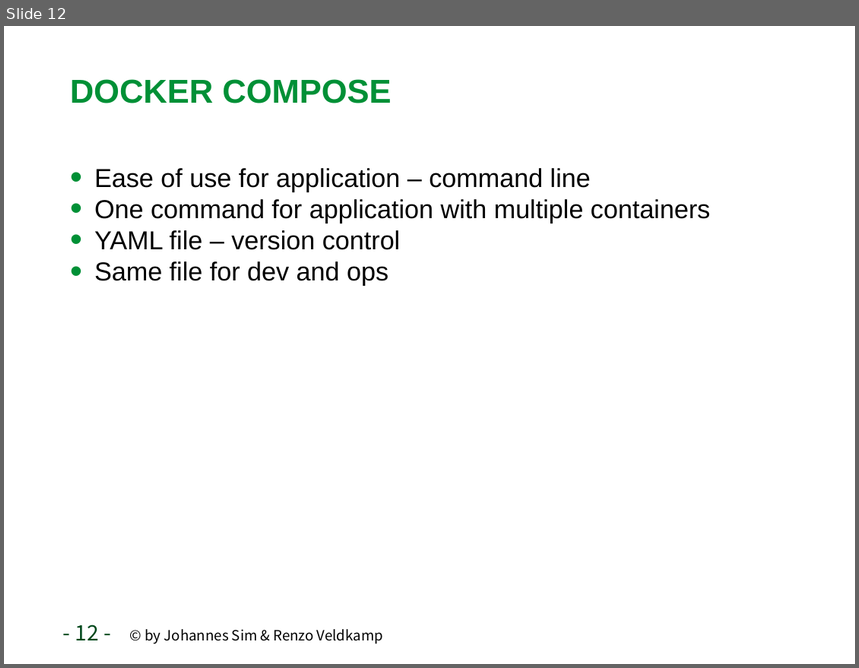
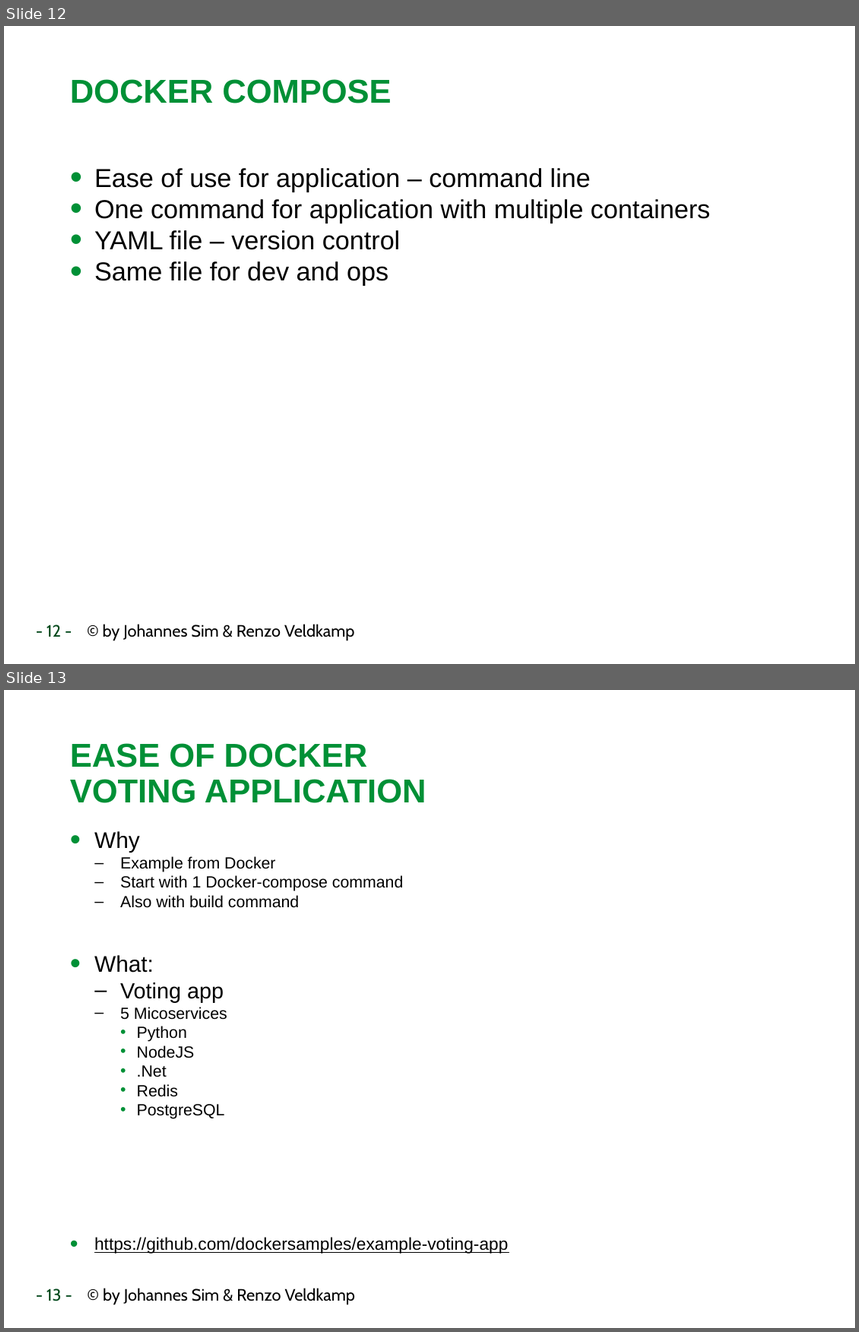
Before and after one commit to RenzoVeldkamp/MicroContainer, a slide deck: Presentatie/Docker102.pptx. Shown one above the other, each under a label of ours: slide 12 before the commit, slides 12 and 13 after it. The pictures are 859x668 and 859x1332 pixels, drawn with LibreOffice and Linux fonts; fonts in the diff are those of the drawing; background and template pictures are left out. Boxes give left, top, right and bottom in pixels: in the first picture for what was removed or moved away, otherwise in the second. Text is boxed around its words. In the diff, an @@ line names an element or a change of style, - is before the commit and + after.

```diff
--- a/Presentatie/Docker102.pptx
+++ b/Presentatie/Docker102.pptx
@@ slide 13 added at box(4, 690, 855, 1328), background #FFFFFF; not listed: 1 template element that a slide beside it also shows @@
@@ title added at box(70, 743, 427, 803), 28 pt, text #009036, bold @@
+EASE OF DOCKER
+VOTING APPLICATION
@@ text added at box(94, 831, 508, 1254), 13.7 pt, text #000000 @@
+• Why
+  – Example from Docker
+  – Start with 1 Docker-compose command
+  – Also with build command
+• What:
+  – Voting app
+  – 5 Micoservices
+    • Python
+    • NodeJS
+    • .Net
+    • Redis
+    • PostgreSQL
+• https://github.com/dockersamples/example-voting-app
@@ slide 12 changed as well @@
@@ text: place and size @@
-text at box(75, 625, 383, 645)
+text at box(47, 624, 355, 641)
@@ text at box(47, 624, 355, 641): size 18 to 14 pt in "- 12 -"; size 12 to 14 pt in "© by Johannes Sim & Renzo Veldkamp"; font Noto Sans CJK SC to Cabin @@
```
Also in this commit, not shown: 11 other slides changed, 10 other slides added, 5 other files.
